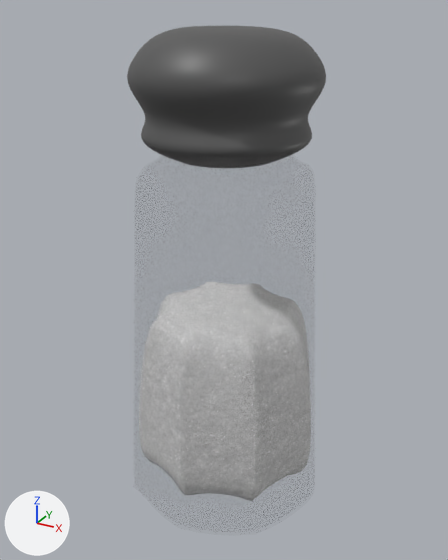
Two versions of the COLLADA model bin/data/Salero/Salero.dae, one commit apart.
Camera for both pictures: a camera (50 mm lens) standing at (0.00583, -0.01073, 0.01083) and looking at (-0.00007, -0.00001, 0.00547). The lights are fixed; the arrows at lower left show +X, +Y and +Z. Where no turn or scale is listed for an object, it has been applied to the vertices.

Script lines for the objects in view, before the commit:
```python
me_cuerpo1shape = bpy.data.meshes.new('Cuerpo1Shape')
me_cuerpo1shape.from_pydata(...)  # 4354 vertices, 4352 faces; spans x -0.00231..0.00228, y -0.00228..0.00228, z 0.00033..0.0083
me_cuerpo1shape.materials.append(mat_phong1)  # dark grey #515151
me_tapashape = bpy.data.meshes.new('TapaShape')
me_tapashape.from_pydata(...)  # 3825 vertices, 3776 faces; spans x -0.00184..0.00184, y -0.00184..0.00184, z 0.00272..0.00509
me_tapashape.materials.append(mat_tapasalero)  # dark grey #565656
ob_cuerpo1 = bpy.data.objects.new('Cuerpo1', me_cuerpo1shape)
ob_cuerpo1.location = (0.0, 0.0, 0.0)
ob_tapa = bpy.data.objects.new('Tapa', me_tapashape)
ob_tapa.location = (0.0, -0.00002, 0.00543)
```
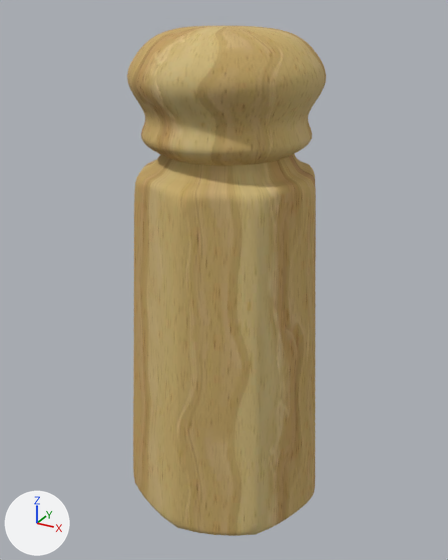
Edits to the bpy script that builds the scene:
```text
Add img_madera_jpg:
    img_madera_jpg = load_image('Madera.jpg', 'Madera.jpg', 1024, 1024, 'sRGB')
Add mat_madera:
    mat_madera = principled_material('Madera')
    mat_madera.texture = img_madera_jpg
    mat_madera.roughness = 0.9
Change me_tapashape:
    where me_tapashape.from_pydata(...)  # 3825 vertices, 3776 faces; spans x -0.00184..0.00184, y -0.00184..0.00184, z 0.00272..0.00509
    used by ob_tapa; location = (0.0, -0.00002, 0.00543)
    remove me_tapashape.materials.append(mat_tapasalero)  # dark grey #565656
    me_tapashape part 1: texture (UV) coordinates changed
    add me_tapashape.materials.append(mat_madera)  # picture img_madera_jpg
Change me_cuerpo1shape:
    used by ob_cuerpo1; location = (0.0, 0.0, 0.0)
    remove me_cuerpo1shape.from_pydata(...)  # 4354 vertices, 4352 faces; spans x -0.00231..0.00228, y -0.00228..0.00228, z 0.00033..0.0083
    add me_cuerpo1shape.from_pydata(...)  # 2161 vertices, 2144 faces; spans x -0.00228..0.00228, y -0.00228..0.00228, z 0.00033..0.0083
    me_cuerpo1shape part 2: 2144 faces spanning x -0.00228..0.00228, y -0.00228..0.00228, z 0.00033..0.0083 switch from mat_phong1 (dark grey #515151) to mat_madera (picture img_madera_jpg)
```

Changed parts and their boxes (x1, y1, x2, y2) in the pictures (448 x 560 px):
'Tapa', recoloured, surface changed (grey to brown): (127, 26, 326, 165) in both
part 2 of me_cuerpo1shape, recoloured (grey to brown): (133, 154, 316, 536) in both
